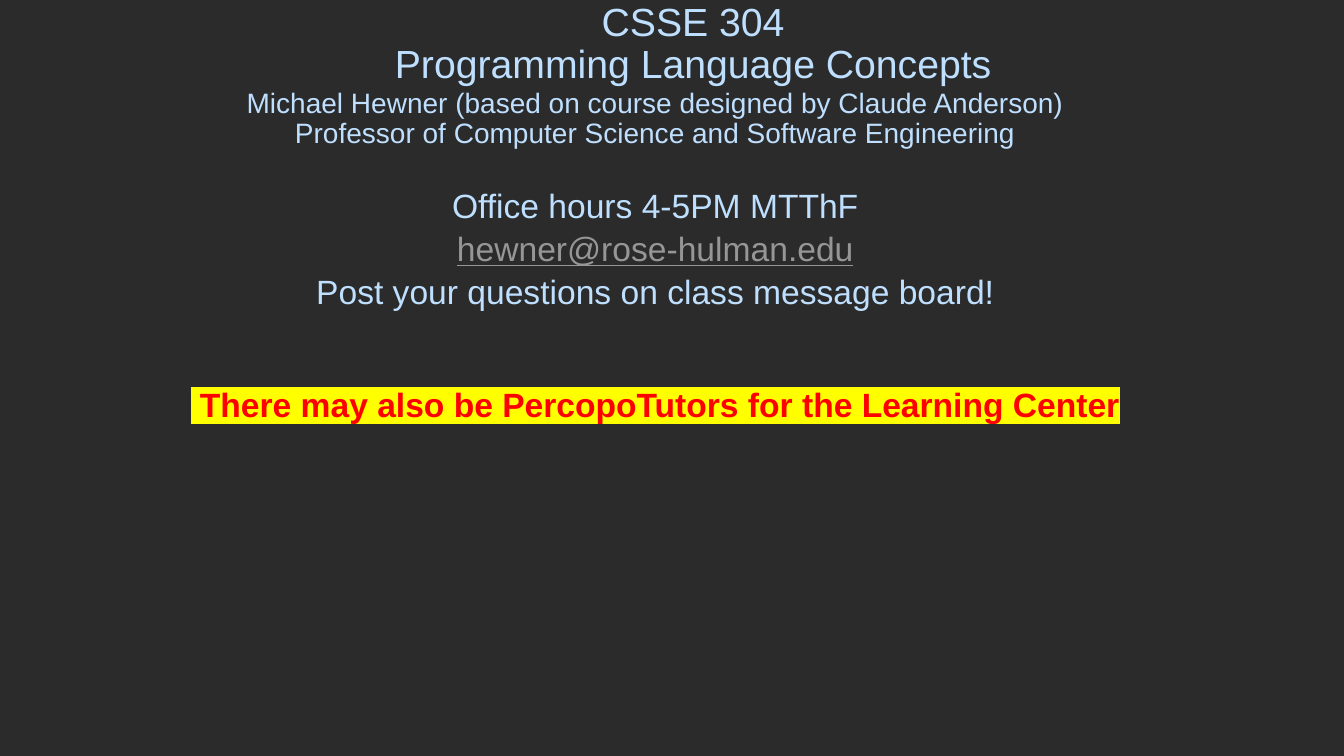
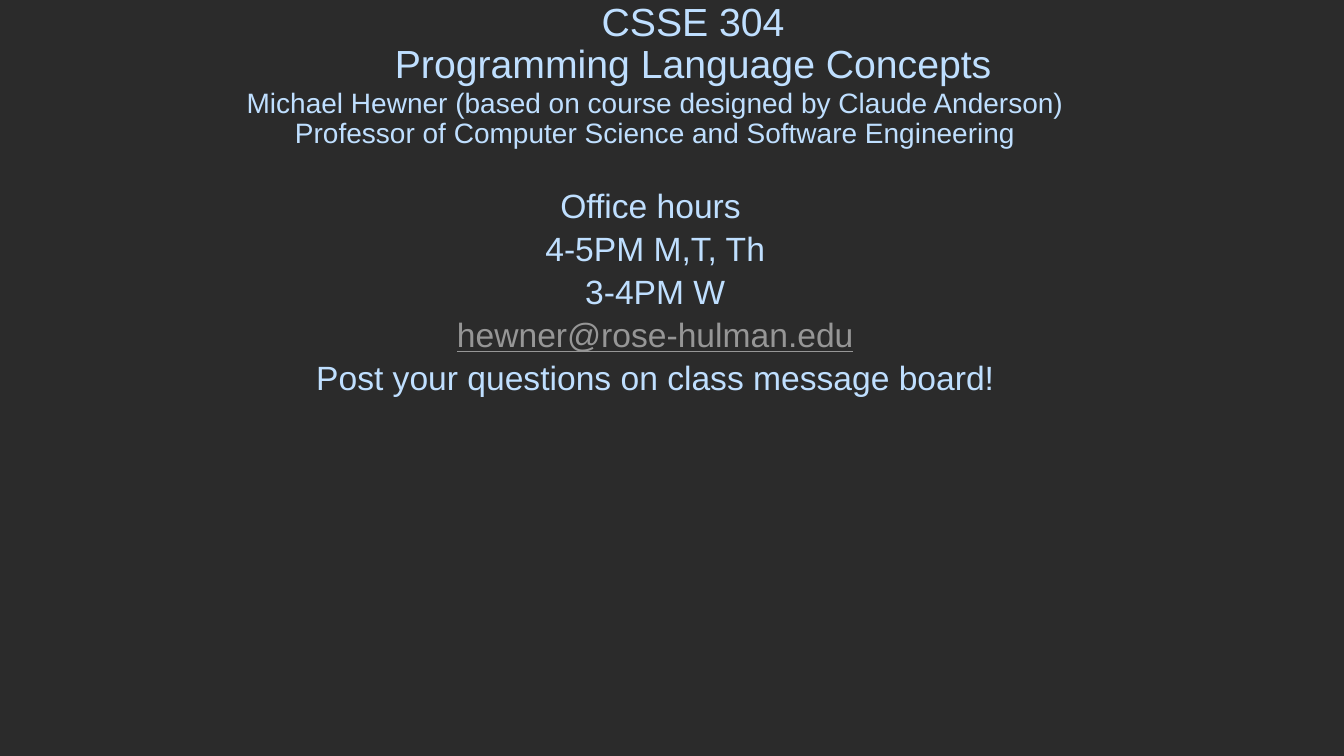
Before and after one commit to RHIT-CSSE/csse304, a slide deck: slide 2 of ClassMaterials/SchemeIntro/SchemeIntro.pptx. Drawn at 1344x756 pixels with LibreOffice and Linux fonts; fonts in the diff are those of the drawing; background and template pictures are left out; a plain dark background stands for a picture behind light text. Boxes give left, top, right and bottom in pixels: in the first picture for what was removed or moved away, otherwise in the second. Text is boxed around its words. In the diff, an @@ line names an element or a change of style, - is before the commit and + after.

```diff
--- a/ClassMaterials/SchemeIntro/SchemeIntro.pptx
+++ b/ClassMaterials/SchemeIntro/SchemeIntro.pptx
@@ subtitle at [545, 193, 765, 305]: text changed @@
-Office hours 4-5PM MTThF
+Office hours
+4-5PM M,T, Th
+3-4PM W
@@ subtitle at [200, 392, 1119, 424]: paragraph removed @@
-There may also be PercopoTutors for the Learning Center
```
Also in this commit, not shown: 1 other slide changed, 2 other files.
